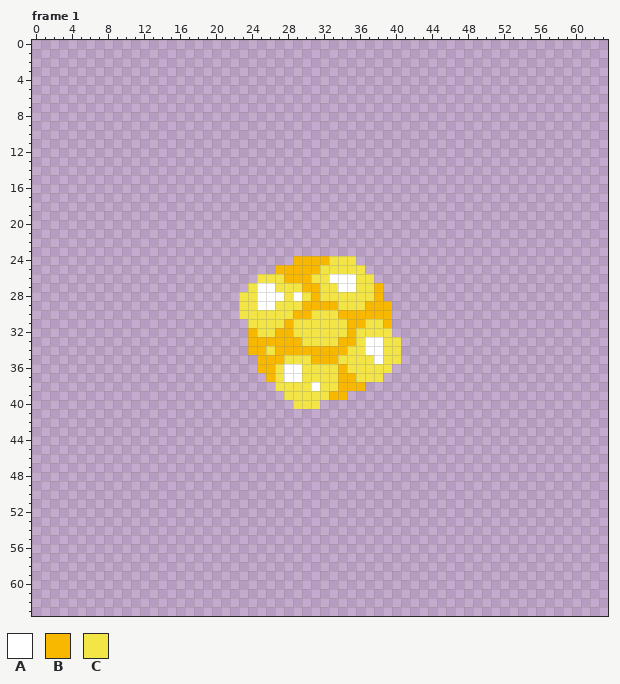
Two states of a pixel-art file, gfx/explosion.aseprite. Above, as it was before the edit.
64x64 pixels, 8 frames. Shown: frame 1. The commit also changed other frames, which this record leaves out.
Palette (. is transparent): A #ffffff  B #f8b800  C #f3e545
After the commit:
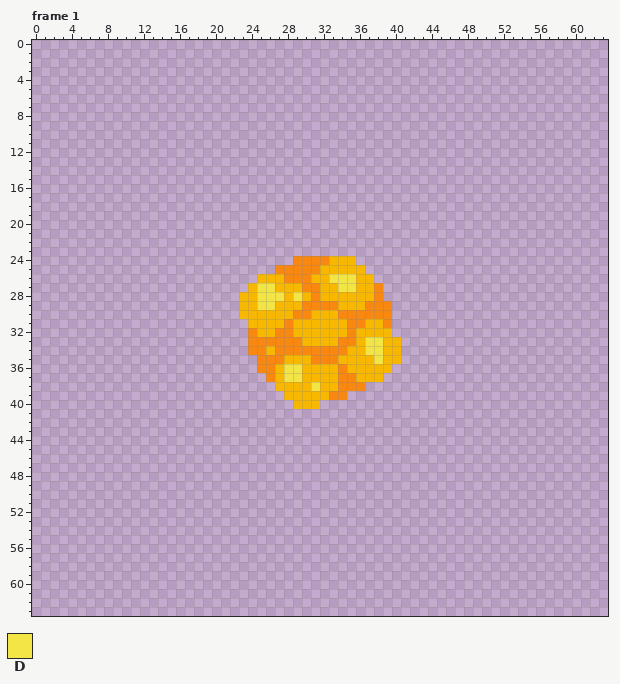
Colours new in this view: D #f3e545
Change:
Colour B changes from #f8b800 to #f88810.
Colour C changes from #f3e545 to #f8b800.
Frame 1:
The author changed colour A to colour D in row 26 at x 33 to 35; in row 27 at x 25 to 26 and 34 to 35; in row 28 at x 25 to 27 and 29; in row 29 at x 25 to 26; in rows 33 to 34 at x 37 to 38; in row 35 at x 38.
The author changed colour A to colour D in rows 36 to 37 at x 28 to 29; in row 38 at x 31.
Boxes around the changes in both pictures, in picture pixels (x1, y1, x2, y2):
changed: (239, 256, 401, 409)
